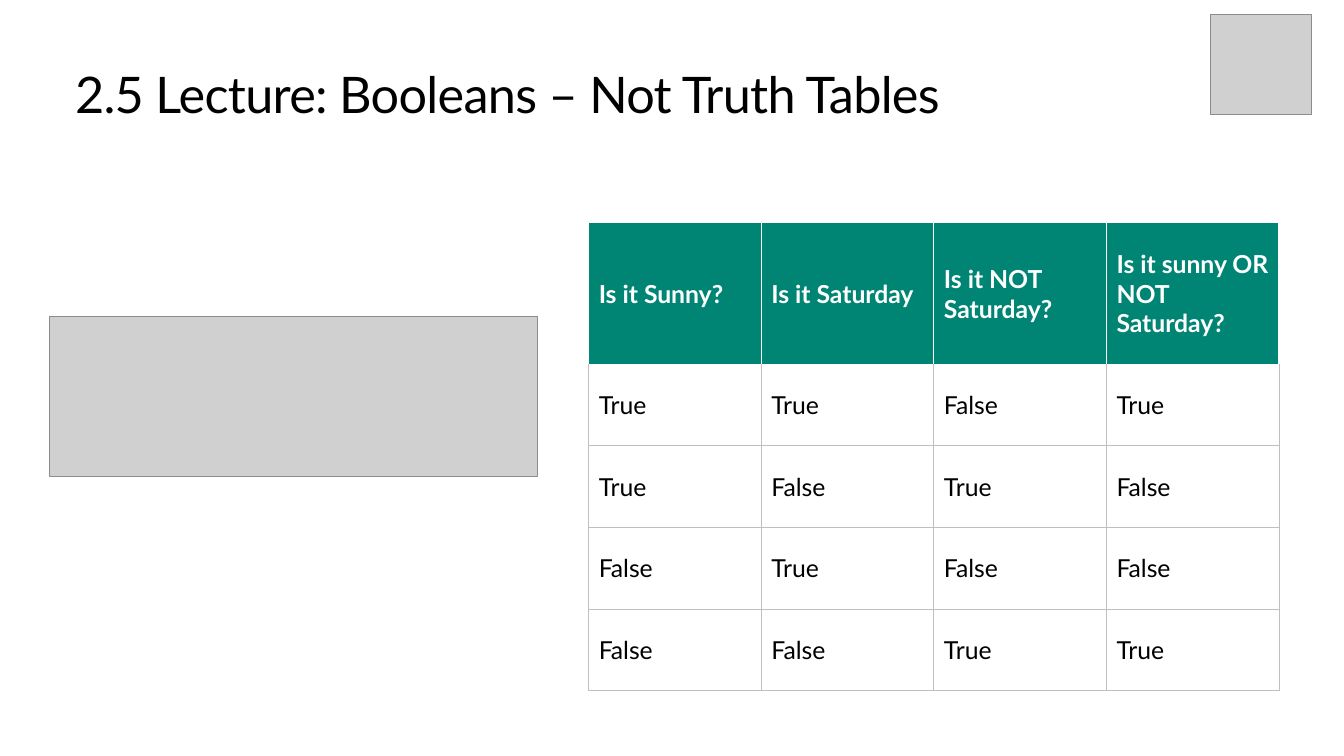
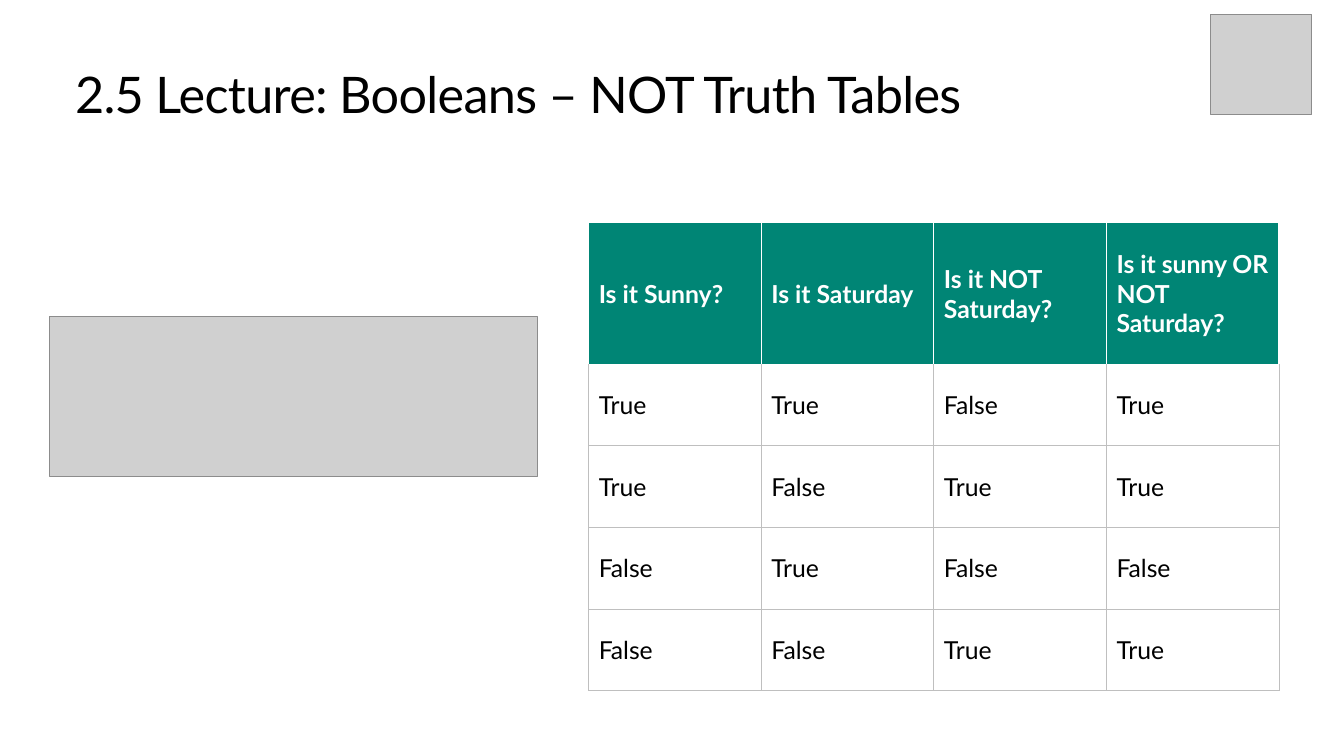
Before and after one commit to TEALSK12/introduction-to-computer-science, a slide deck: slide 13 of slidedecks/TEALS SNAP 2.5.pptx. Drawn at 1344x756 pixels with LibreOffice and Linux fonts; fonts in the diff are those of the drawing; grey boxes stand for pictures; background and template pictures are left out. Boxes give left, top, right and bottom in pixels: in the first picture for what was removed or moved away, otherwise in the second. Text is boxed around its words. In the diff, an @@ line names an element or a change of style, - is before the commit and + after.

Commit message:
Fix And, Or, and Not true tables

```diff
--- a/slidedecks/TEALS SNAP 2.5.pptx
+++ b/slidedecks/TEALS SNAP 2.5.pptx
@@ title at (x1=75, y1=76, x2=961, y2=114): text changed @@
-2.5 Lecture: Booleans – Not Truth Tables
+2.5 Lecture: Booleans – NOT Truth Tables
@@ table at (x1=589, y1=223, x2=1278, y2=691) @@
-row 3, column 4: False
+row 3, column 4: True
```
Also in this commit, not shown: 3 other slides changed.
